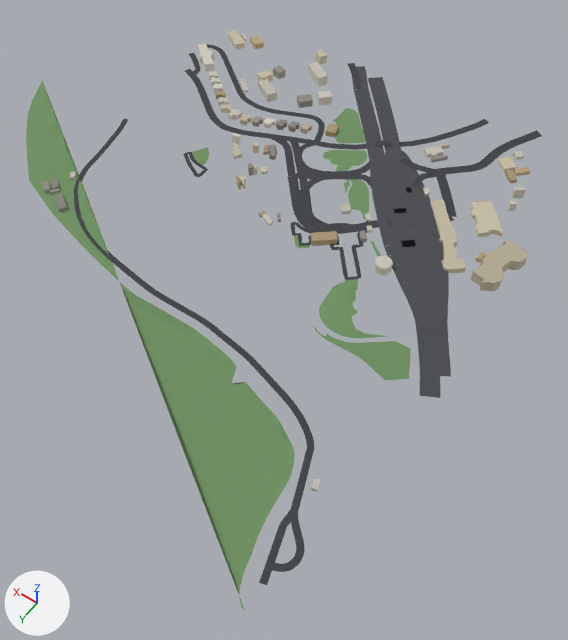
Two versions of the glTF model public/tiles/tile_5_8.glb, one commit apart.
Both versions are drawn from a 50 mm camera at (-3016.0, 2461.0, 654.0) aimed at (-2698.0, 2016.0, -46.0). The axes (+X, +Y, +Z) are drawn at lower left. The lights are the same throughout. The first picture is the older version. Where no turn or scale is listed for an object, it has been applied to the vertices.

Objects in the first picture: 'bld_5_8', 'grn_5_8', 'road_5_8'.
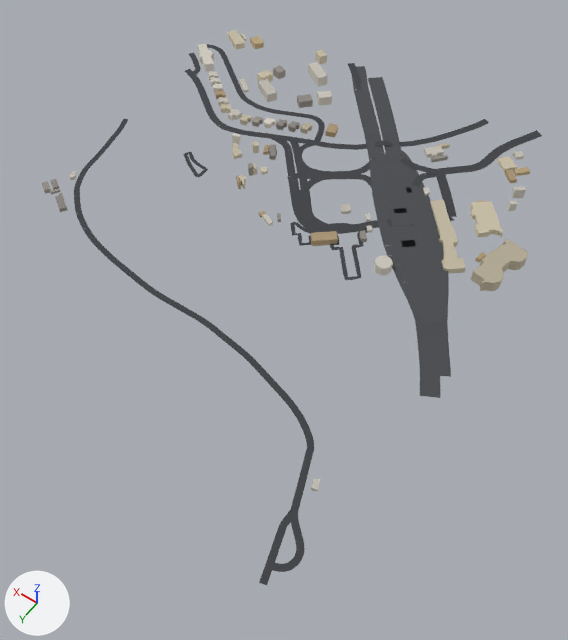
What the commit changed:
Object 'grn_5_8' (ob_grn_5_8) is deleted.

Boxes (x1, y1, x2, y2) around the edits, measured in the pictures (568 x 640 px):
'grn_5_8', deleted (green)
    before: (26, 80, 411, 611)
